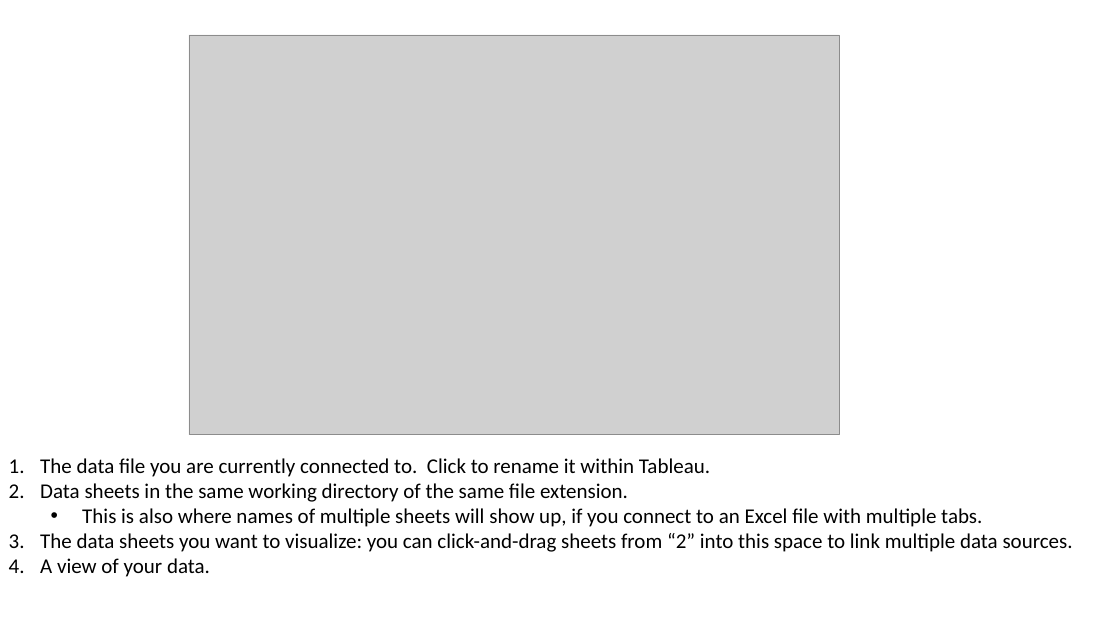
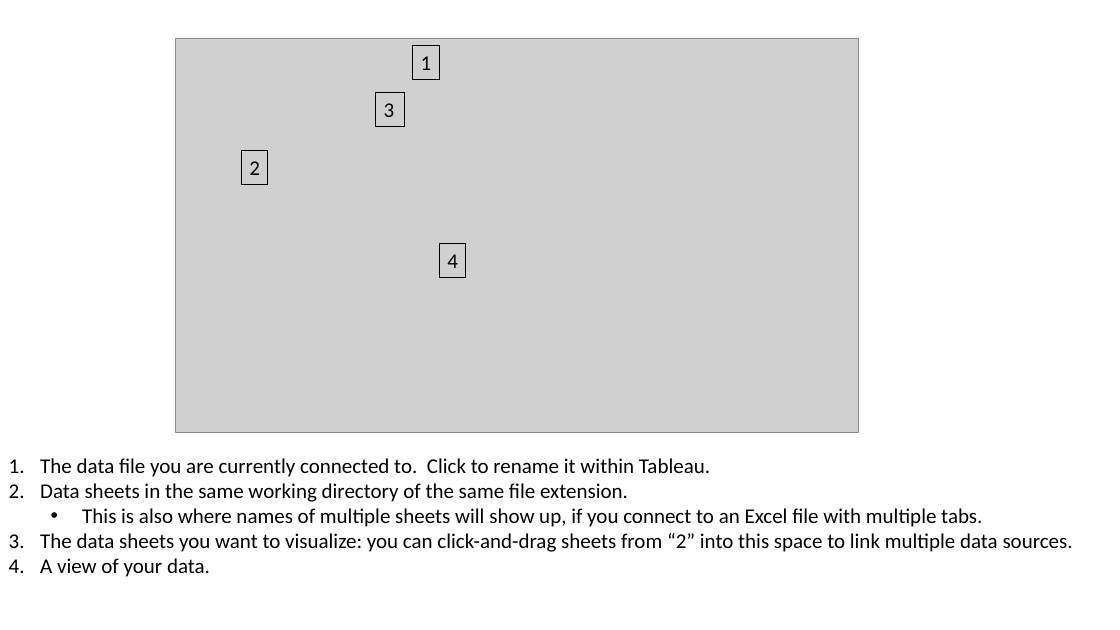
Before and after one commit to WSU-DataScience/SDSS19-dataviz-workshop, a slide deck: slide 6 of slides/Implementation in Tableau.pptx. Drawn at 1120x630 pixels with LibreOffice and Linux fonts; fonts in the diff are those of the drawing; grey boxes stand for pictures. Boxes give left, top, right and bottom in pixels: in the first picture for what was removed or moved away, otherwise in the second. Text is boxed around its words. In the diff, an @@ line names an element or a change of style, - is before the commit and + after.

```diff
--- a/slides/Implementation in Tableau.pptx
+++ b/slides/Implementation in Tableau.pptx
@@ picture: place and size @@
-picture at [189,35,839,435]
+picture at [176,39,859,432]
@@ rectangle added at [413,45,439,79], outline #000000 0.75 pt, 18 pt, text #000000 @@
+1
@@ rectangle added at [376,92,405,126], outline #000000 0.75 pt, 18 pt, text #000000 @@
+3
@@ rectangle added at [241,150,268,184], outline #000000 0.75 pt, 18 pt, text #000000 @@
+2
@@ rectangle added at [439,244,466,277], outline #000000 0.75 pt, 18 pt, text #000000 @@
+4
```
Also in this commit, not shown: 2 other slides changed, 1 other file.
